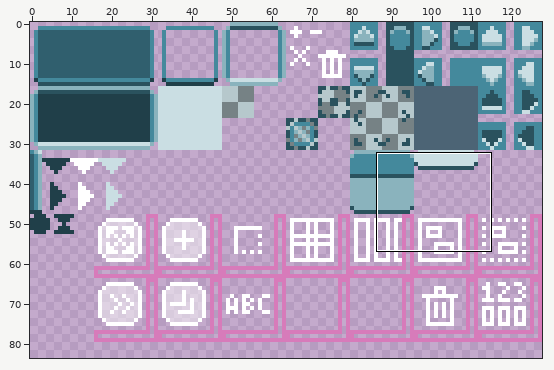
Two versions of one pixel-art file, res/style.ase. Above: a wide view before the commit, with the close-up outlined.
Close-up. Before the commit:
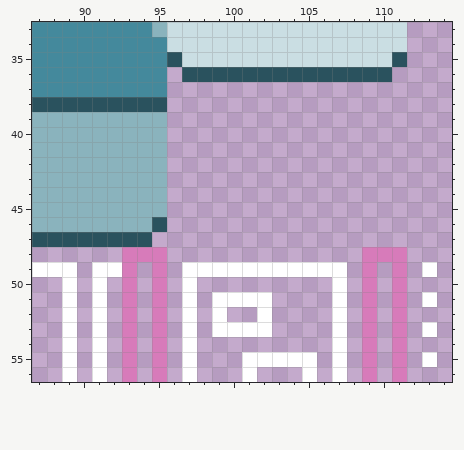
128x128 pixels, 1 frame. Shown: x 87..114, y 33..56. The wide view leaves out empty margins.
And afterwards:
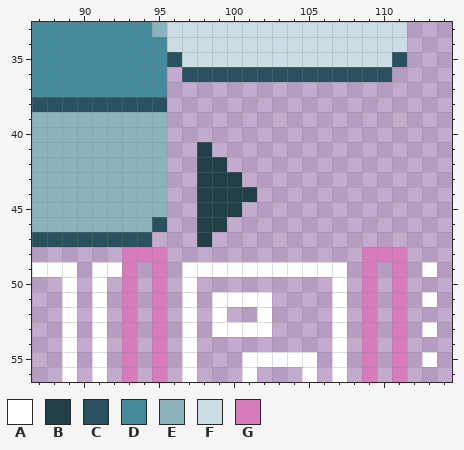
Palette (. is transparent): A #ffffff  B #203f49  C #2a525e  D #44899c  E #8ab3bd  F #cadee3  G #d77bba
The exact change:
Changed rows in their new state; - is an unchanged pixel.
first column x 98:
41 B---
42 BB--
43 BBB-
44 BBBB
45 BBB-
46 BB--
47 B---
Pixel boxes of the changes (left, top, right, bottom) in both close-ups:
added: (197, 142, 257, 247)
